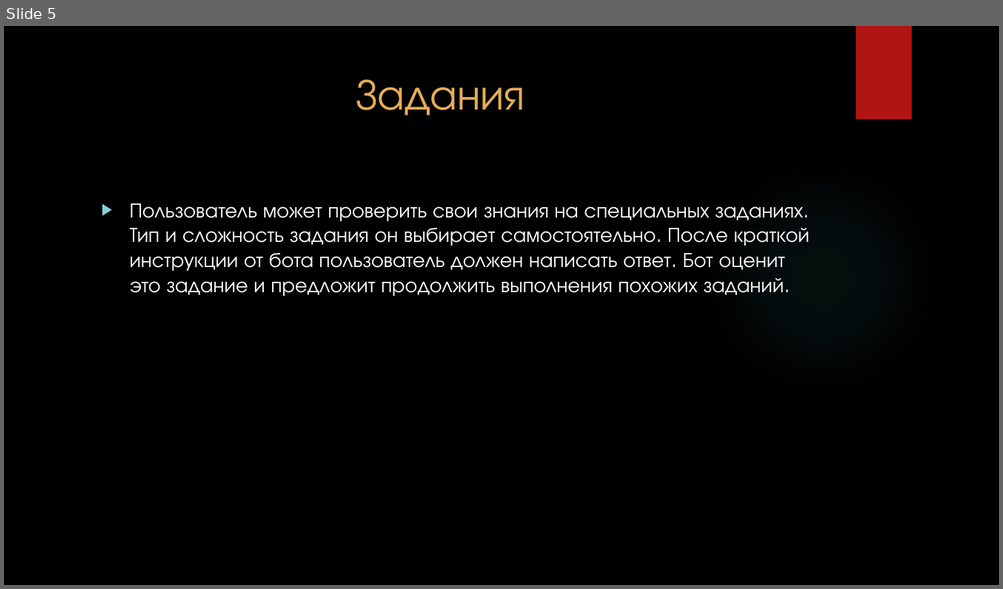
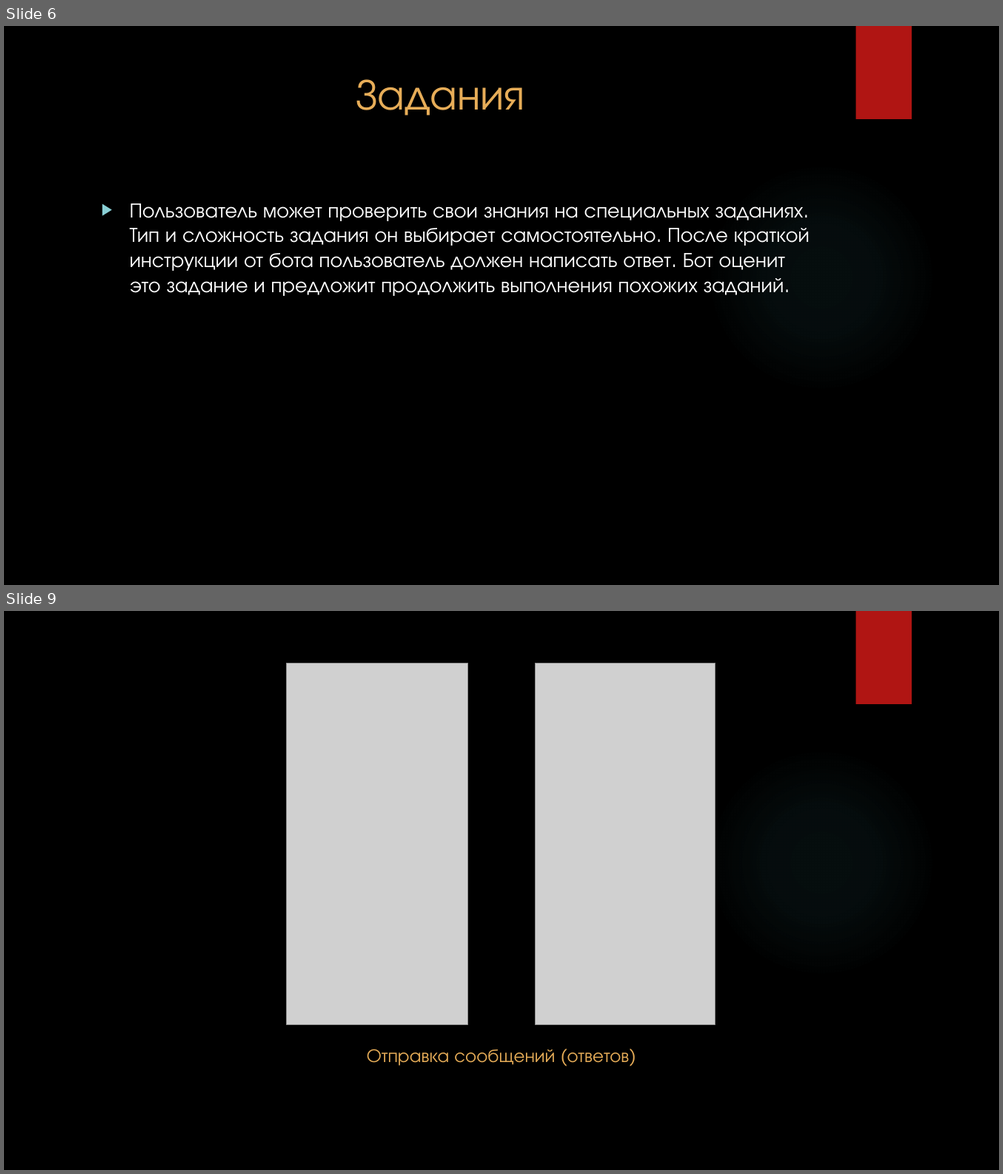
Before and after one commit to ArseniyChaldaev/EzEng, a slide deck: docs/Telegram-бот.pptx. Shown one above the other, each under a label of ours: slide 5 before the commit, slides 6 and 9 after it; the slides between them are not shown. The pictures are 1003x589 and 1003x1174 pixels, drawn with LibreOffice and Linux fonts; fonts in the diff are those of the drawing; grey boxes stand for pictures; background and template pictures are left out. Boxes give left, top, right and bottom in pixels: in the first picture for what was removed or moved away, otherwise in the second. Text is boxed around its words. In the diff, an @@ line names an element or a change of style, - is before the commit and + after.

```diff
--- a/docs/Telegram-бот.pptx
+++ b/docs/Telegram-бот.pptx
@@ slide 9 added at bbox=[4, 611, 999, 1170], background picture (left out); not listed: 2 template elements that a slide beside it also shows @@
@@ picture added at bbox=[286, 664, 467, 1025] @@
@@ picture added at bbox=[535, 664, 715, 1025] @@
@@ text added at bbox=[367, 1049, 629, 1066], 18 pt, text #E7AD58 @@
+Отправка сообщений (ответов)
@@ what was slide 5 is now slide 6 @@
```
Also in this commit, not shown: 3 slides changed, 2 other slides added, 2 other files.
